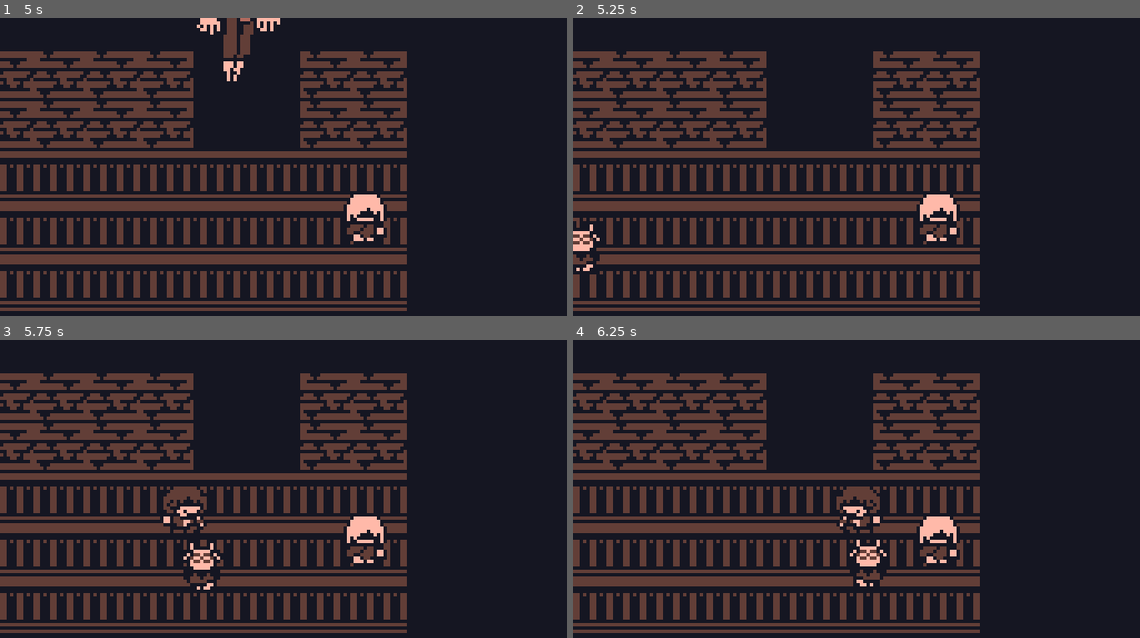
Above: before the commit, frames 1-4 (two rows, left to right).
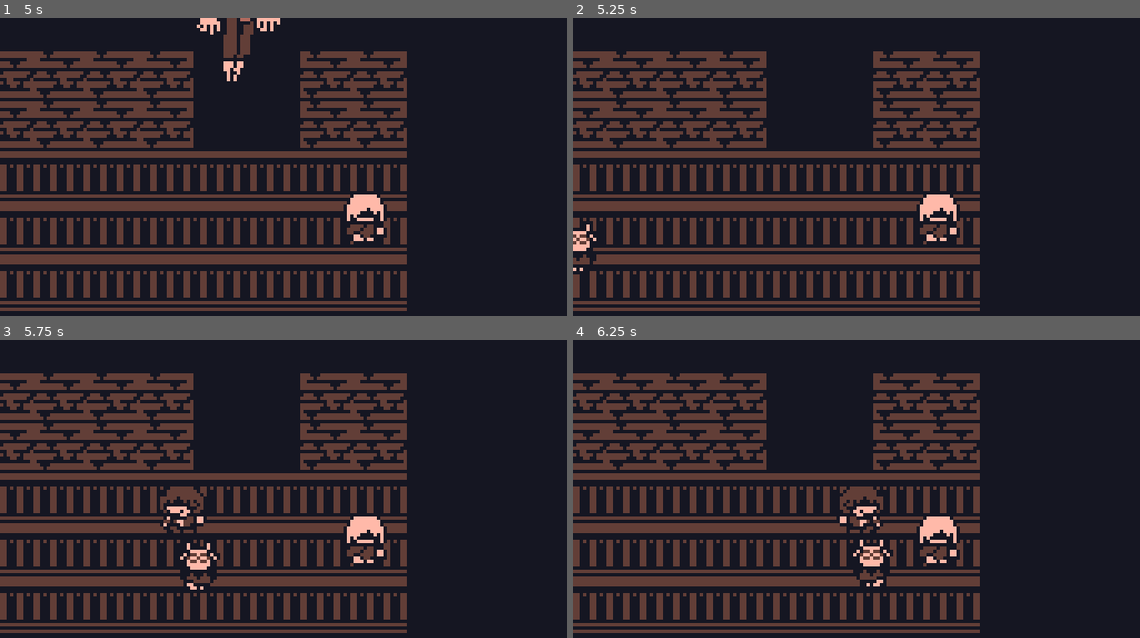
Above: after the commit, the same moments.

Repository: CherrySodaPop/Spamton-NEO-VGB
Game: Godot game, scene res://rooms/init/init.tscn
Same seed, same stepped clock (60 frames per second), same inputs: the game is played once before the commit and once after it.
Inputs:
- Up to frame 1 (5 s): tap Enter (confirm) at 0.5, 1.35, 2.85, 4.35 s; hold D (moveRight) 0.53-1.28 s; hold Enter (confirm) 0.53-1.28 s; hold S (moveDown) 1.28-2.03 s; hold D (moveRight) 2.03-2.78 s; hold Enter (confirm) 2.03-2.78 s; hold W (moveUp) 2.78-3.53 s; hold Enter (confirm) 3.53-4.28 s; hold A (moveLeft) from 3.53 s (still down)
- Up to frame 2 (5.25 s): release A (moveLeft) at 5.03 s; hold S (moveDown) from 5.03 s (still down); hold Enter (confirm) from 5.03 s (still down)
- Up to frame 3 (5.75 s): keep holding S (moveDown); keep holding Enter (confirm)
- Up to frame 4 (6.25 s): release S (moveDown) at 5.78 s; release Enter (confirm) at 5.78 s; hold D (moveRight) from 5.78 s (still down); tap Enter (confirm) at 5.85 s

Frame 1 is identical in both runs. In frame 2, 0.3% of the frame differs, in the area x 0-5%, y 68-87%; in frame 3, 1.1%, in the area x 28-40%, y 49-84%; in frame 4, 1.1%.

Commit message:
Misc Work

Diff:
--- a/sourcecode/objects/battle/USER_SOUL/USER_SOUL.gd
+++ b/sourcecode/objects/battle/USER_SOUL/USER_SOUL.gd
@@ -117,6 +117,8 @@
 	startMettatonFight = true;
 
 func _TouchingArea(area:Area2D):
+	if (disableSoul): return;
+
 	if (area && area.has_meta("projectileType") && area.get_meta("projectileType") == "ENEMY"):
 		if (!damaged):
 			if (area.has_meta("damageAmount")):
--- a/sourcecode/rooms/spamtonNeoFight/spamtonFight.gd
+++ b/sourcecode/rooms/spamtonNeoFight/spamtonFight.gd
@@ -56,7 +56,7 @@
 		var tmpScene = spamtonAttack0.instance();
 		get_tree().current_scene.add_child(tmpScene);
 		return;
-	if (battleEnemyAttackCount == 1):
+	if (battleEnemyAttackCount == 1 || battleEnemyAttackCount != 1):
 		var tmpScene = spamtonAttack1.instance();
 		get_tree().current_scene.add_child(tmpScene);
 		return;
@@ -133,3 +133,4 @@
 
 func PULL_THE_STRINGS():
 	battleReady = !battleReady;
+	$bigshot.playing = true;
--- a/sourcecode/rooms/spamtonNeoFight/spamtonFight.tscn
+++ b/sourcecode/rooms/spamtonNeoFight/spamtonFight.tscn
@@ -19,6 +19,7 @@
 [ext_resource path="res://objects/battle/projectiles/SpamtonNEO/projSpamtonHead.tscn" type="PackedScene" id=17]
 [ext_resource path="res://objects/battle/USER_SOUL/USER_SOUL.tscn" type="PackedScene" id=18]
 [ext_resource path="res://assets/battle/assetBattleUI.tres" type="SpriteFrames" id=19]
+[ext_resource path="res://assets/music/bigshot.ogg" type="AudioStream" id=20]
 
 [sub_resource type="Animation" id=2]
 length = 0.001
@@ -947,6 +948,9 @@
 [node name="shinkansen" type="AudioStreamPlayer" parent="."]
 stream = ExtResource( 14 )
 
+[node name="bigshot" type="AudioStreamPlayer" parent="."]
+stream = ExtResource( 20 )
+
 [node name="world" type="Node2D" parent="."]
 
 [node name="BG" type="Node2D" parent="world"]
@@ -1054,14 +1058,12 @@
 position = Vector2( -112, 2 )
 frames = ExtResource( 10 )
 animation = "walk"
-frame = 1
 playing = true
 
 [node name="ralsei" type="AnimatedSprite" parent="world"]
 position = Vector2( -101, 21 )
 frames = ExtResource( 9 )
 animation = "walk"
-frame = 1
 playing = true
 
 [node name="intro_minispamtons" type="Node2D" parent="."]
Not shown, added: sourcecode/assets/music/bigshot.ogg.import
Not shown: 1 places in sourcecode/rooms/spamtonNeoFight/spamtonFight.tscn that only renumber resources
Not shown, added: sourcecode/assets/music/bigshot.ogg
